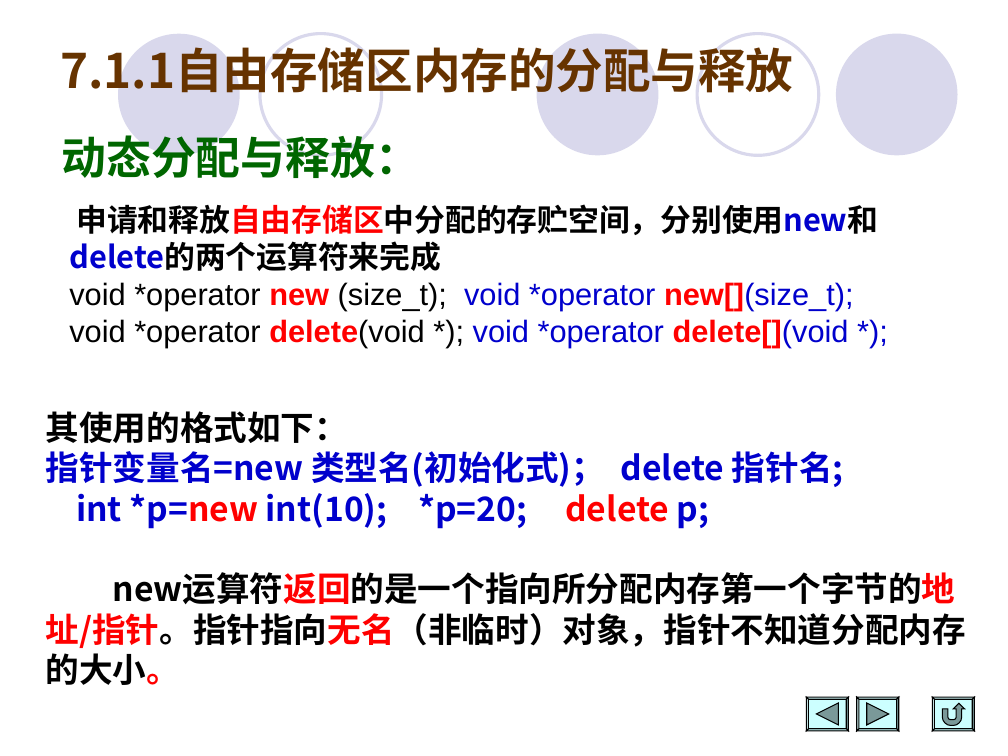
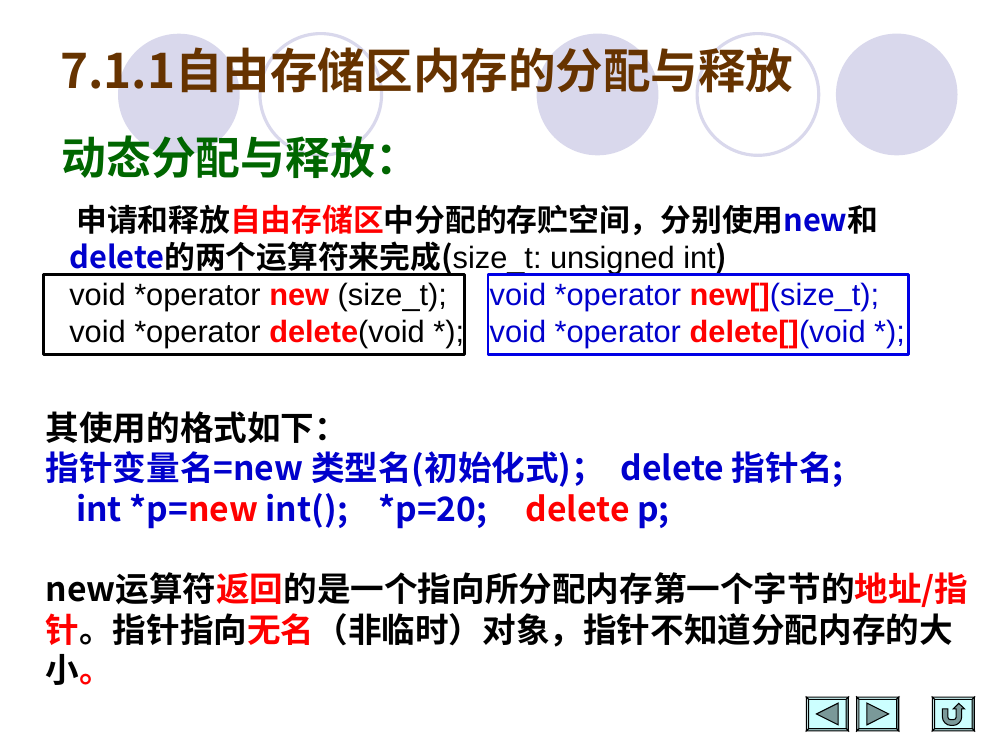
Before and after one commit to Changhe160/Changhe160.github.io, a slide deck: slide 4 of teachingRes/Cplusplus/unit07动态内存分配与数据结构.ppt. Drawn at 1008x756 pixels with LibreOffice and Linux fonts; fonts in the diff are those of the drawing. Boxes give left, top, right and bottom in pixels: in the first picture for what was removed or moved away, otherwise in the second. Text is boxed around its words. In the diff, an @@ line names an element or a change of style, - is before the commit and + after.

```diff
--- a/teachingRes/Cplusplus/unit07动态内存分配与数据结构.ppt
+++ b/teachingRes/Cplusplus/unit07动态内存分配与数据结构.ppt
@@ text at [69,241,727,277]: text changed; font Noto Sans CJK SC to Arial; bold off @@
-delete的两个运算符来完成
+delete的两个运算符来完成(size_t: unsigned int)
@@ rectangle added at [43,275,464,355], outline #000000 2.01 pt @@
@@ rectangle added at [488,275,908,355], outline #0000E5 2.01 pt @@
@@ text at [76,486,670,529]: text changed @@
-int *p=new int(10); *p=20; delete p;
+int *p=new int(); *p=20; delete p;
@@ outline redrawn in 3 elements at [806,698,849,731], [857,698,899,731], [932,698,975,731] @@
```
Also in this commit, not shown: 110 other slides changed, 2 slides added, 2 slides removed, 3 other files.
